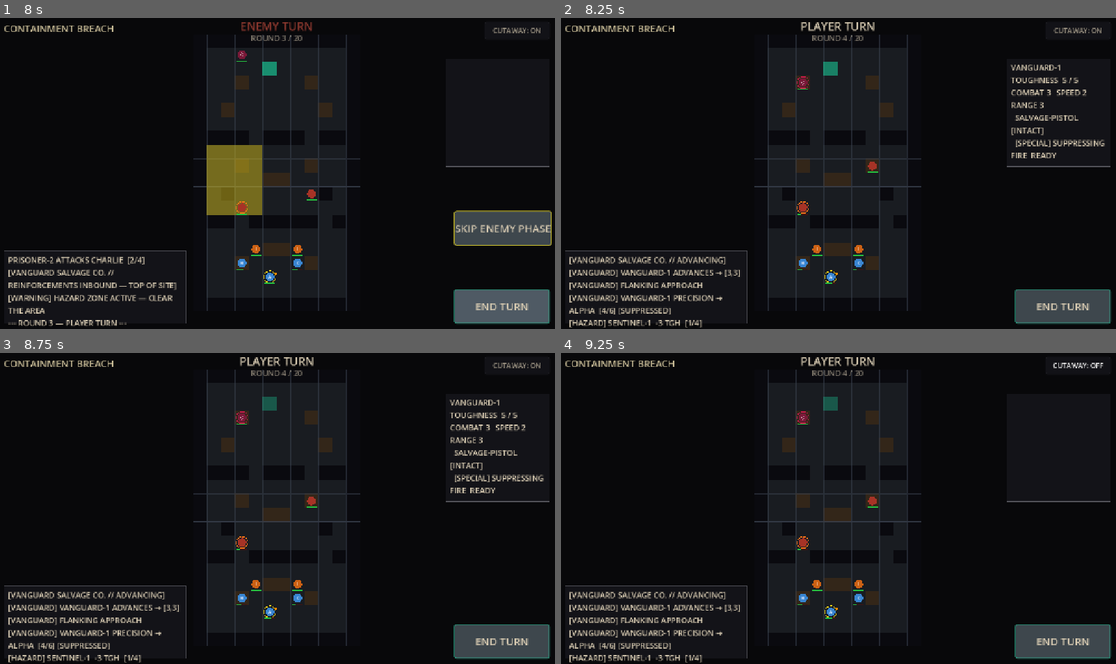
Above: before the commit, frames 1-4 (two rows, left to right).
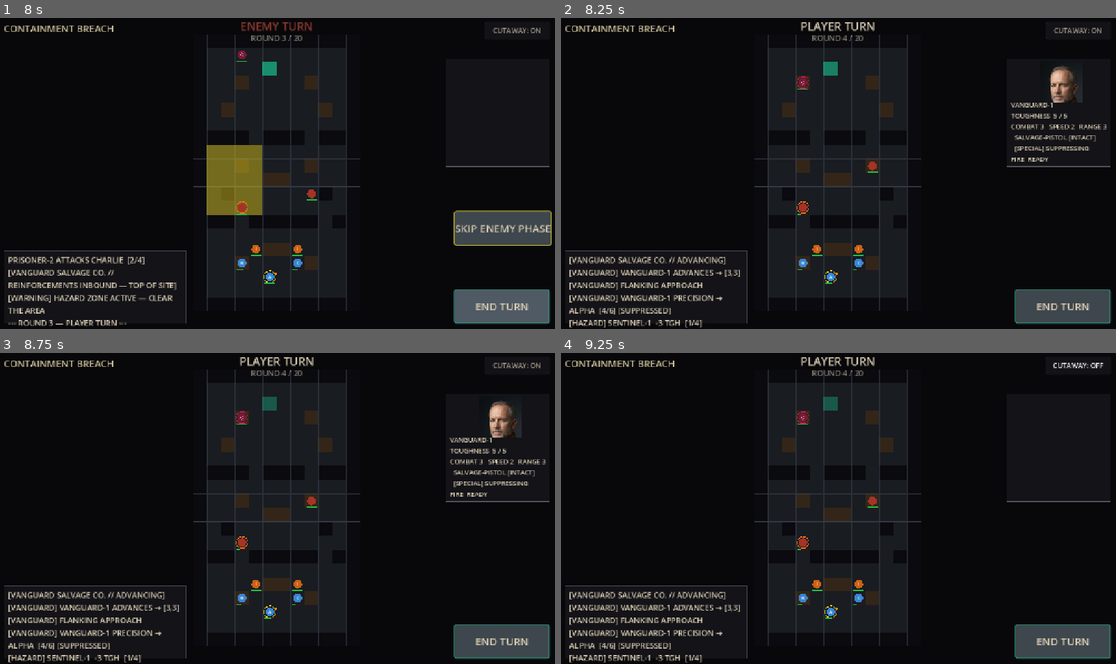
Above: after the commit, the same moments.

Repository: kavemankai/wizcool
Game: Godot game, scene res://scenes/ui/ManifestScreen.tscn
Two runs of this game, one before a commit and one after it. Both use one fixed random seed, a clock stepped at 60 frames per second and the inputs below.
Inputs:
- Up to frame 1 (8 s): click "BEGIN MISSION" at 0.5 s; click "END TURN" at 1.25 s; click "SKIP ENEMY PHASE" at 2 s; click "CUTAWAY: ON" at 2.75 s; click "CUTAWAY: OFF" at 3.5 s; click "END TURN" at 4.25 s; click "SKIP ENEMY PHASE" at 5 s; click "CUTAWAY: ON" at 5.75 s; click "CUTAWAY: OFF" at 6.5 s; click "END TURN" at 7.25 s
- Up to frame 2 (8.25 s): click "SKIP ENEMY PHASE" at 8 s
- Up to frame 3 (8.75 s): no input
- Up to frame 4 (9.25 s): click "CUTAWAY: ON" at 8.75 s

Frame 1 is identical in both runs. In frame 2, 2.0% of the frame differs, in the area x 80-99%, y 14-47%; in frame 3, 2.0%; in frame 4, nothing differs.

Commit message:
feat: Vanguard rival-crew portraits in HUD inspect panel
The Vanguard are a recurring named rival crew (mirroring the player crew),
not faceless mooks — three distinct members with their own portraits:
- VANGUARD-1 -> leader (mid-50s strategist)
- VANGUARD-2 -> soldier (super-soldier, carries the ballistic plate)
- VANGUARD-3 -> tech (tweaker, carries the medkit)

Added the three 96x96 RGBA placeholder portraits to assets/portraits/ with
.import sidecars, and extended the HUD portrait lookup to key by unit_id for
both crews. SENTINEL/PRISONER remain faceless types (no portrait). Placeholder
art accepted by user. Validated headless (Godot 4.6.2): all load 96x96, clean.

Co-Authored-By: Claude Opus 4.8 <noreply@anthropic.com>

Diff:
--- a/scripts/ui/HUD.gd
+++ b/scripts/ui/HUD.gd
@@ -129,9 +129,18 @@
 	_unit_label.add_theme_font_size_override("font_size", FS_UNIT)
 	_unit_label.add_theme_color_override("font_color", PARCHMENT)
 
-	# Preload crew portraits if they've been imported.
-	for pid: String in ["ALPHA", "BRAVO", "CHARLIE"]:
-		var ppath := "res://assets/portraits/portrait_player_%s.png" % pid.to_lower()
+	# Preload portraits (player crew + named Vanguard rival crew) if imported.
+	# Keyed by unit_id. SENTINEL/PRISONER are faceless types — no portrait.
+	var portrait_paths := {
+		"ALPHA": "res://assets/portraits/portrait_player_alpha.png",
+		"BRAVO": "res://assets/portraits/portrait_player_bravo.png",
+		"CHARLIE": "res://assets/portraits/portrait_player_charlie.png",
+		"VANGUARD-1": "res://assets/portraits/portrait_enemy_vanguard_leader.png",
+		"VANGUARD-2": "res://assets/portraits/portrait_enemy_vanguard_soldier.png",
+		"VANGUARD-3": "res://assets/portraits/portrait_enemy_vanguard_tech.png",
+	}
+	for pid: String in portrait_paths:
+		var ppath: String = portrait_paths[pid]
 		if ResourceLoader.exists(ppath):
 			_portraits[pid] = load(ppath)
 
@@ -330,8 +339,8 @@
 		_unit_label.position = Vector2(10, 8)
 		_unit_label.size = Vector2(220, 234)
 		return
-	# Crew portrait: show it and drop the stat text below; otherwise full panel.
-	if unit.is_player and _portraits.has(unit.unit_id):
+	# Portrait: show it and drop the stat text below; otherwise full panel.
+	if _portraits.has(unit.unit_id):
 		_unit_portrait.texture = _portraits[unit.unit_id]
 		_unit_portrait.visible = true
 		_unit_label.position = Vector2(10, 96)
Binary file added: assets/portraits/portrait_enemy_vanguard_leader.png
Not shown, added: assets/portraits/portrait_enemy_vanguard_leader.png.import
Binary file added: assets/portraits/portrait_enemy_vanguard_soldier.png
Not shown, added: assets/portraits/portrait_enemy_vanguard_soldier.png.import
Binary file added: assets/portraits/portrait_enemy_vanguard_tech.png
Not shown, added: assets/portraits/portrait_enemy_vanguard_tech.png.import
